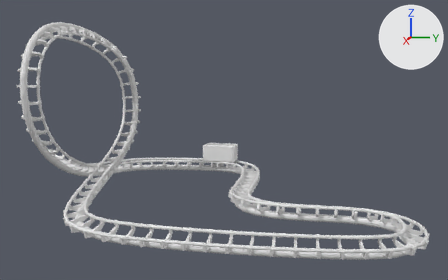
Two versions of the Blender file assets/roller_coaster/roller_coaster.blend, one commit apart.
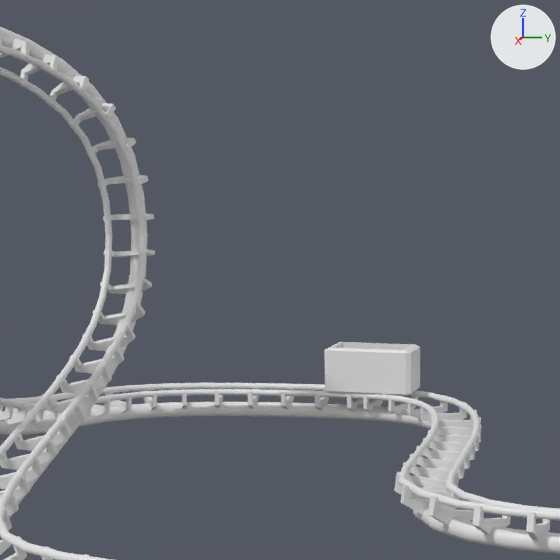
Old and new are each drawn whole from a camera (50 mm lens) standing at (58.5, 9.1, 14.2) and looking at (1.3, -1.7, 5.8) and again close up on the part from 19% to 64% of the width and 7% to 79% of the height. The lights are fixed; the arrows at upper right show +X, +Y and +Z.

The first close-up shows 'rc_cart', 'track'.
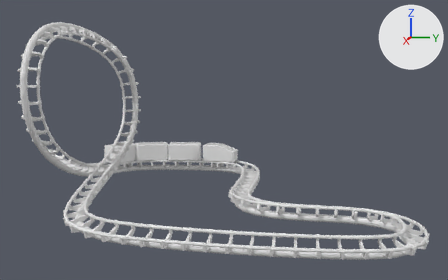
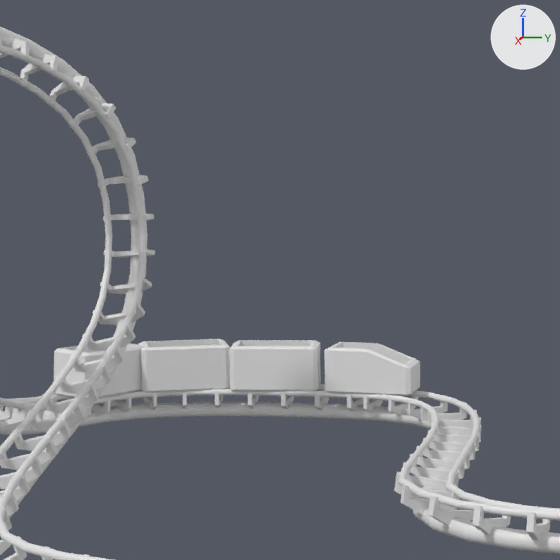
Changed parts and their boxes [x1, y1, x2, y2] in the close-ups (560 x 560 px):
'rc_cart.001', added
    after: [229, 340, 321, 391]
'rc_cart.002', added
    after: [138, 339, 230, 392]
'rc_cart.003', added
    after: [54, 343, 144, 398]
part 1 of me_cube, built on
    both: [325, 343, 420, 391]

What changed in the scene script:
```text
Change me_cube:
    used by ob_rc_cart; location = (-14.36, -5.12, 1.99); rotation_euler = (0.0, -0.00399, 1.504), in degrees (0, -0.2, 86); scale = (1.93, 1.0, 1.0)
    remove me_cube.from_pydata(...)  # 32 vertices, 34 faces; spans x -1.0..1.0, y -1.0..1.0, z -1.0..1.0
    add me_cube.from_pydata(...)  # 54 vertices, 56 faces; spans x -1.0..1.0, y -1.0..1.0, z -1.0..1.0
    me_cube part 1
    8 vertices are removed from x 0.82..1.0, y -1.0..1.0, z 0.9..1.0
    23 faces are deleted
    12 vertices are added at x 0.0..1.0, y -1.0..1.0, z -0.68..1.0
    8 new vertices lie (0.9, 0.0, 0.0) away from vertices in x -0.9, y -1.0..1.0, z -1.0..1.0
    10 new vertices lie (0.0, 0.0, 0.9) away from vertices in x -1.0..1.0, y -1.0..1.0, z -0.9
    45 new faces join them
Add ob_rc_cart_003:
    ob_rc_cart_003 = bpy.data.objects.new('rc_cart.003', me_cube.copy())  # the mesh of ob_rc_cart
    ob_rc_cart_003.location = (-11.31, -16.57, 2.09)
    ob_rc_cart_003.rotation_euler = (0.0362, 0.0274, 2.738)  # degrees (2.1, 1.6, 157)
    ob_rc_cart_003.scale = (1.93, 1.0, 1.0)
Add ob_rc_cart_002:
    ob_rc_cart_002 = bpy.data.objects.new('rc_cart.002', me_cube.copy())  # the mesh of ob_rc_cart
    ob_rc_cart_002.location = (-13.67, -13.53, 1.99)
    ob_rc_cart_002.rotation_euler = (0.0109, -0.00326, 1.972)  # degrees (0.6, -0.2, 113)
    ob_rc_cart_002.scale = (1.93, 1.0, 1.0)
Add ob_rc_cart_001:
    ob_rc_cart_001 = bpy.data.objects.new('rc_cart.001', me_cube.copy())  # the mesh of ob_rc_cart
    ob_rc_cart_001.location = (-14.36, -9.52, 1.99)
    ob_rc_cart_001.rotation_euler = (0.00412, -0.00431, 1.725)  # degrees (0.2, -0.2, 99)
    ob_rc_cart_001.scale = (1.93, 1.0, 1.0)
```
